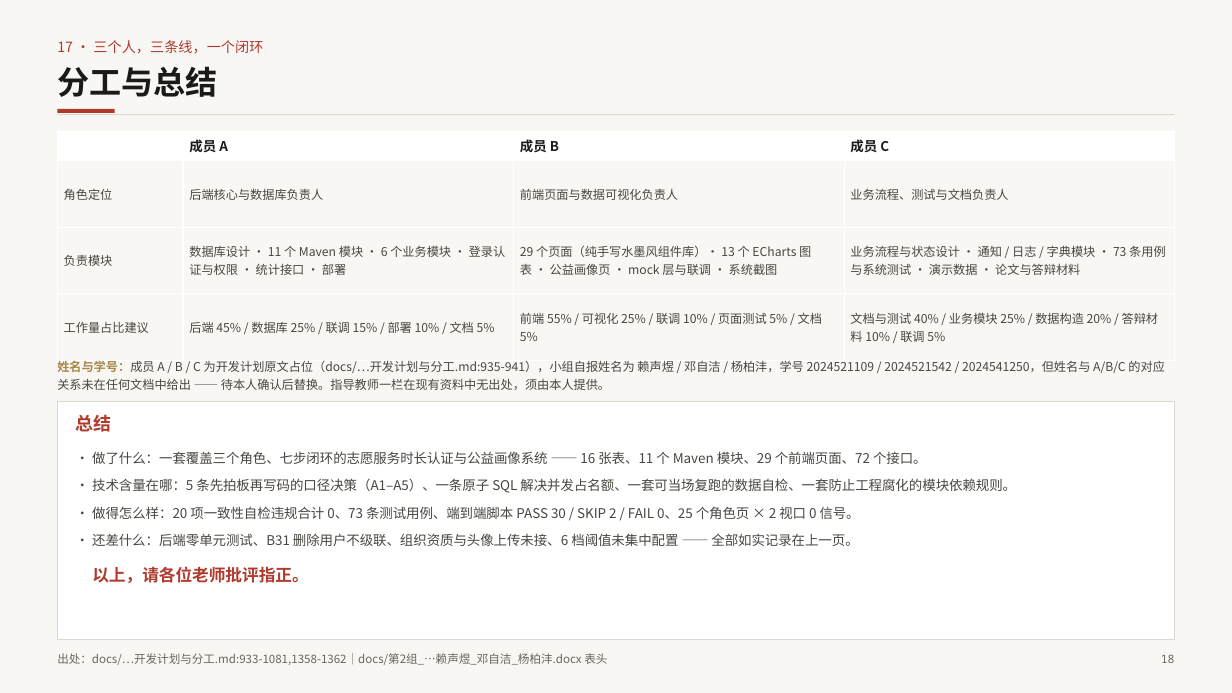
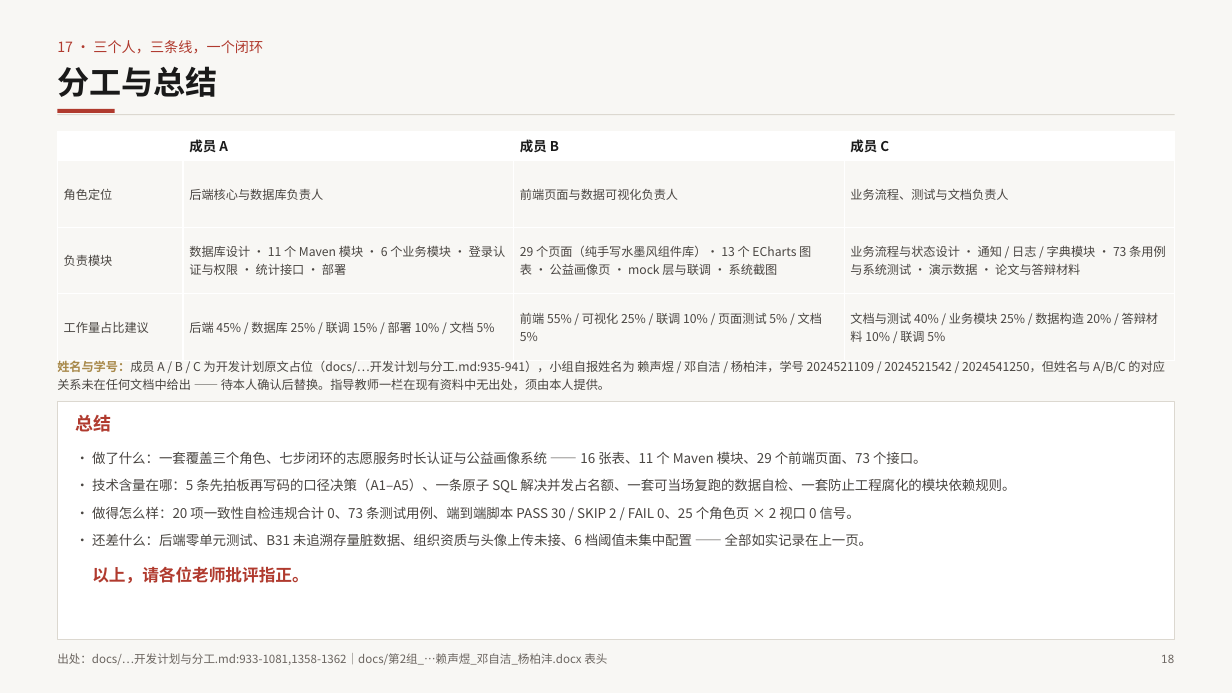
Before and after one commit to XiaoYu-04/volunteer-cert-portrait, a slide deck: slide 18 of docs/答辩材料/答辩PPT.pptx. Drawn at 1232x693 pixels with LibreOffice and Linux fonts; fonts in the diff are those of the drawing. Boxes give left, top, right and bottom in pixels: in the first picture for what was removed or moved away, otherwise in the second. Text is boxed around its words. In the diff, an @@ line names an element or a change of style, - is before the commit and + after.

Commit message:
docs: 论文与答辩材料同步 B24 闭环及 B32/B33 修复，更新待办清单与会话记录
- 待办清单：B24 销账（含独立验收 A1-A8/B1-B7 全 PASS、零漂移），新记 B32/B33 已修与 B34 口径限制
- 论文初稿/演示脚本/技术亮点/测试报告等按最新实测口径同步，重生成 DOCX
- CLAUDE.md 踩坑第 21/22 条（PG CONCAT 参数类型、DateTimeFormatter.toString 判长陷阱）

```diff
--- a/docs/答辩材料/答辩PPT.pptx
+++ b/docs/答辩材料/答辩PPT.pptx
@@ text at (92,451,927,464): text changed @@
-· 做了什么：一套覆盖三个角色、七步闭环的志愿服务时长认证与公益画像系统 —— 16 张表、11 个 Maven 模块、29 个前端页面、72 个接口。
+· 做了什么：一套覆盖三个角色、七步闭环的志愿服务时长认证与公益画像系统 —— 16 张表、11 个 Maven 模块、29 个前端页面、73 个接口。
@@ text at (92,533,872,546): text changed @@
-· 还差什么：后端零单元测试、B31 删除用户不级联、组织资质与头像上传未接、6 档阈值未集中配置 —— 全部如实记录在上一页。
+· 还差什么：后端零单元测试、B31 未追溯存量脏数据、组织资质与头像上传未接、6 档阈值未集中配置 —— 全部如实记录在上一页。
```
Also in this commit, not shown: 25 other files.
